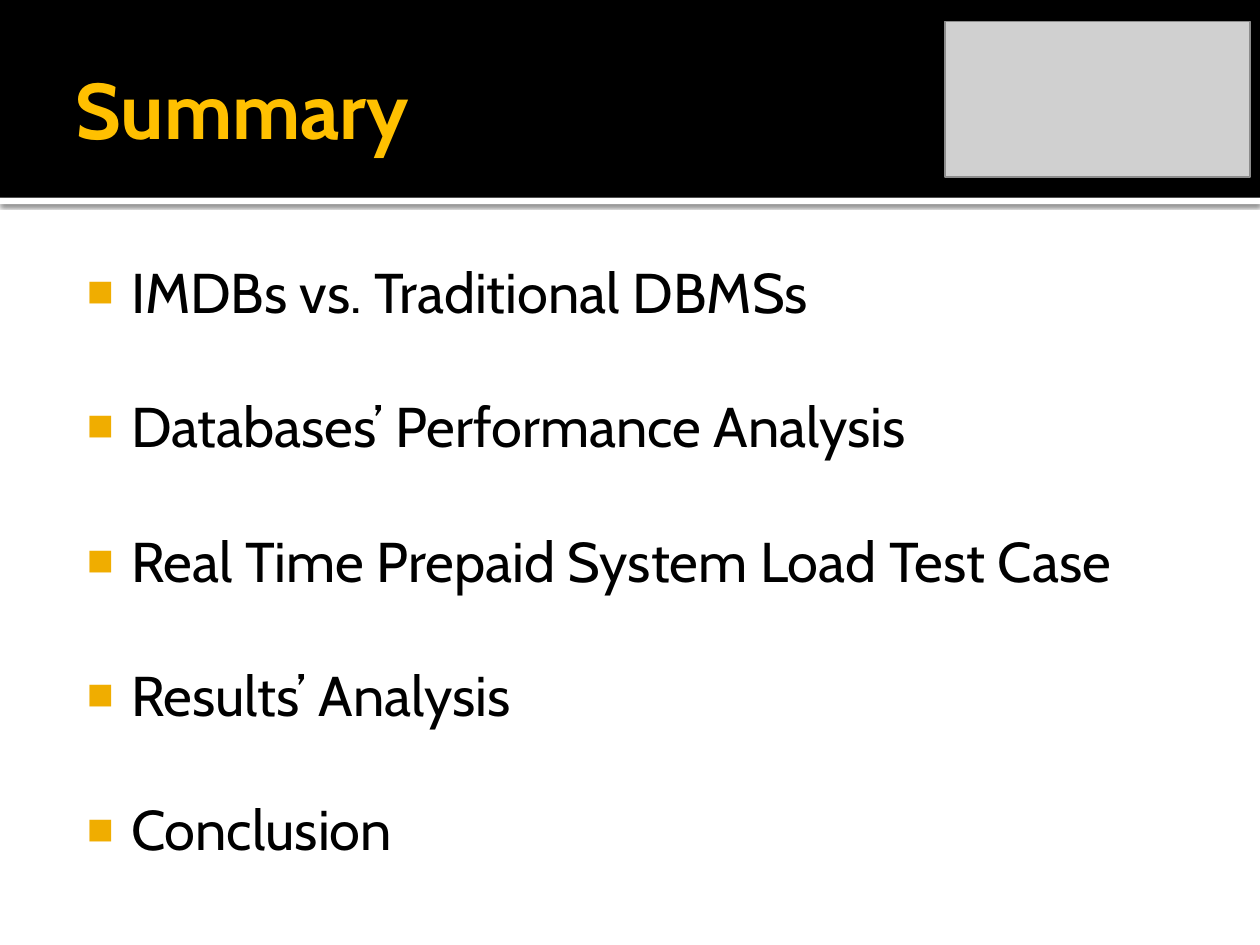
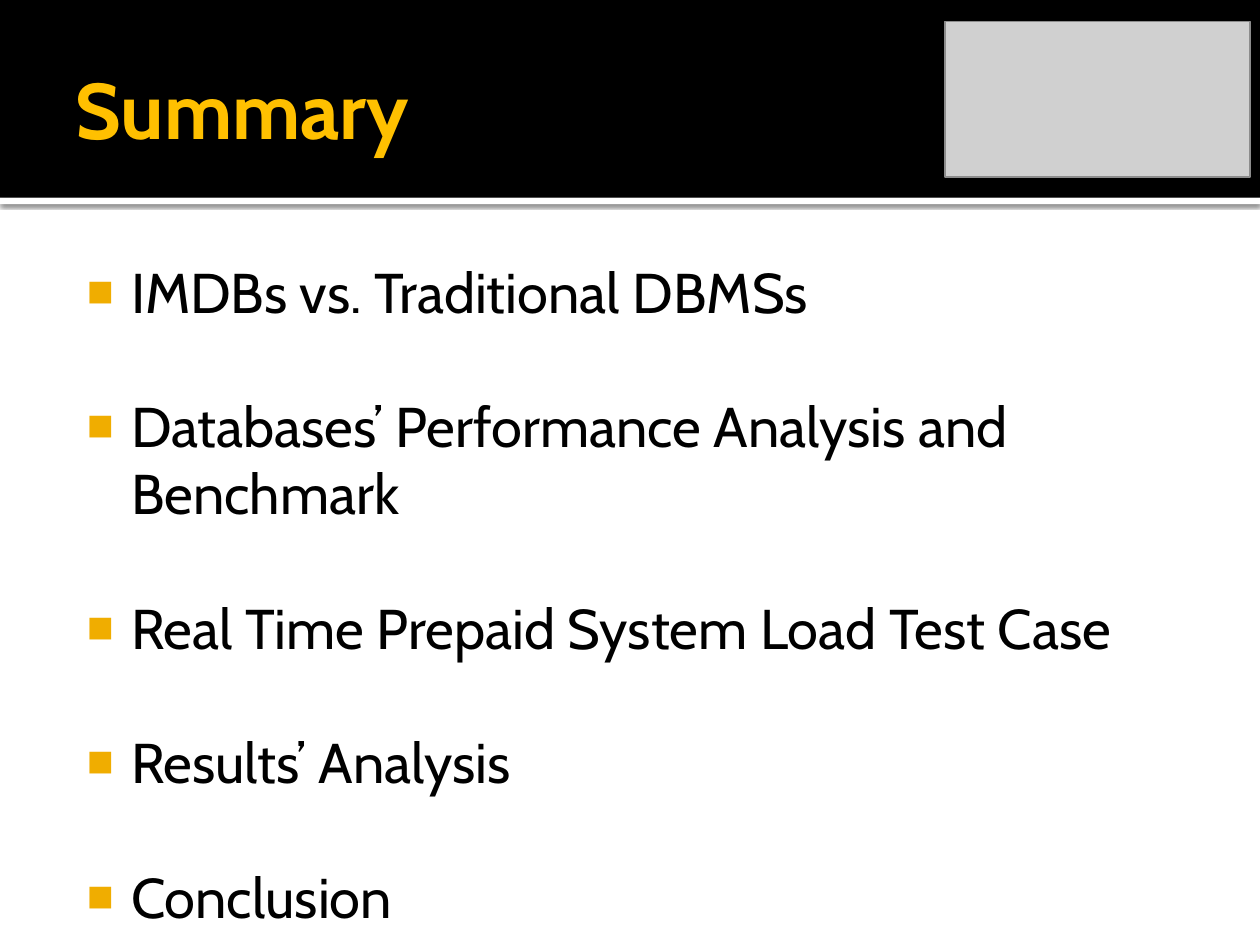
Before and after one commit to rickilama54/portable-db-bench, a slide deck: slide 5 of tesi/presentazione/Barbagallo-IMDB.pptx. Drawn at 1260x945 pixels with LibreOffice and Linux fonts; fonts in the diff are those of the drawing; grey boxes stand for pictures. Boxes give left, top, right and bottom in pixels: in the first picture for what was removed or moved away, otherwise in the second. Text is boxed around its words. In the diff, an @@ line names an element or a change of style, - is before the commit and + after.

```diff
--- a/tesi/presentazione/Barbagallo-IMDB.pptx
+++ b/tesi/presentazione/Barbagallo-IMDB.pptx
@@ text at <box>131,405,1007,515</box>: text changed @@
-■ Databases’ Performance Analysis
+■ Databases’ Performance Analysis and Benchmark
```
Also in this commit, not shown: 1 other slide changed.
